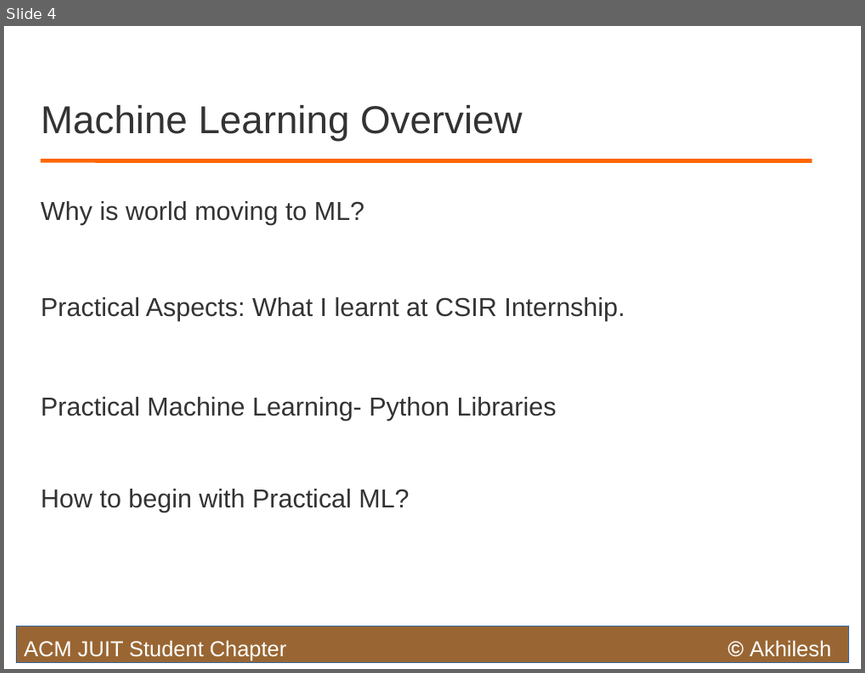
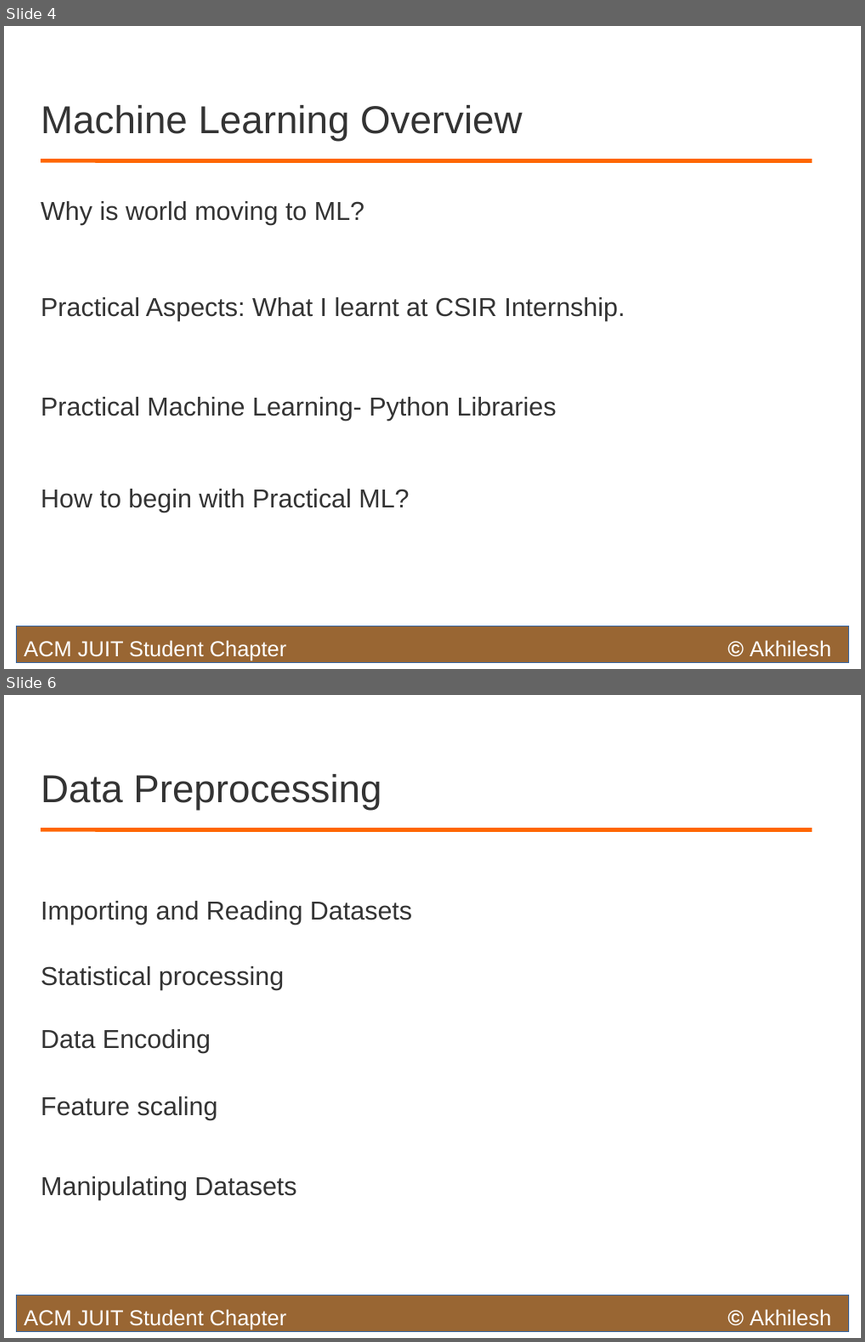
Before and after one commit to akhilesh-k/Machine-Learning-Sessions, a slide deck: Slides/Day-1.odp. Shown one above the other, each under a label of ours: slide 4 before the commit, slides 4 and 6 after it; the slides between them are not shown. The pictures are 865x673 and 865x1342 pixels, drawn with LibreOffice and Linux fonts; fonts in the diff are those of the drawing. Boxes give left, top, right and bottom in pixels: in the first picture for what was removed or moved away, otherwise in the second. Text is boxed around its words. In the diff, an @@ line names an element or a change of style, - is before the commit and + after.

```diff
--- a/Slides/Day-1.odp
+++ b/Slides/Day-1.odp
@@ slide 6 added at <box>4,695,861,1338</box>, background #FFFFFF @@
@@ title added at <box>41,774,381,810</box>, 36 pt, text #333333 @@
+Data Preprocessing
@@ line added from (41, 829) to (812, 829), #FF6600 3.69 pt @@
@@ text added at <box>41,901,412,925</box>, 24 pt, text #333333 @@
+Importing and Reading Datasets
@@ text added at <box>41,966,284,990</box>, 24 pt, text #333333 @@
+Statistical processing
@@ text added at <box>41,1029,211,1053</box>, 24 pt, text #333333 @@
+Data Encoding
@@ text added at <box>41,1096,218,1120</box>, 24 pt, text #333333 @@
+Feature scaling
@@ text added at <box>41,1176,296,1200</box>, 24 pt, text #333333 @@
+Manipulating Datasets
@@ rectangle added at <box>17,1295,849,1332</box>, fill #996633, outline #3465A4 0 pt @@
@@ text added at <box>24,1309,286,1330</box>, 20 pt, text #FFFFFF @@
+ACM JUIT Student Chapter
@@ text added at <box>749,1309,831,1326</box>, 20 pt, text #FFFFFF @@
+© Akhilesh
```
Also in this commit, not shown: 1 slide changed, 2 other slides added, 38 other files.
